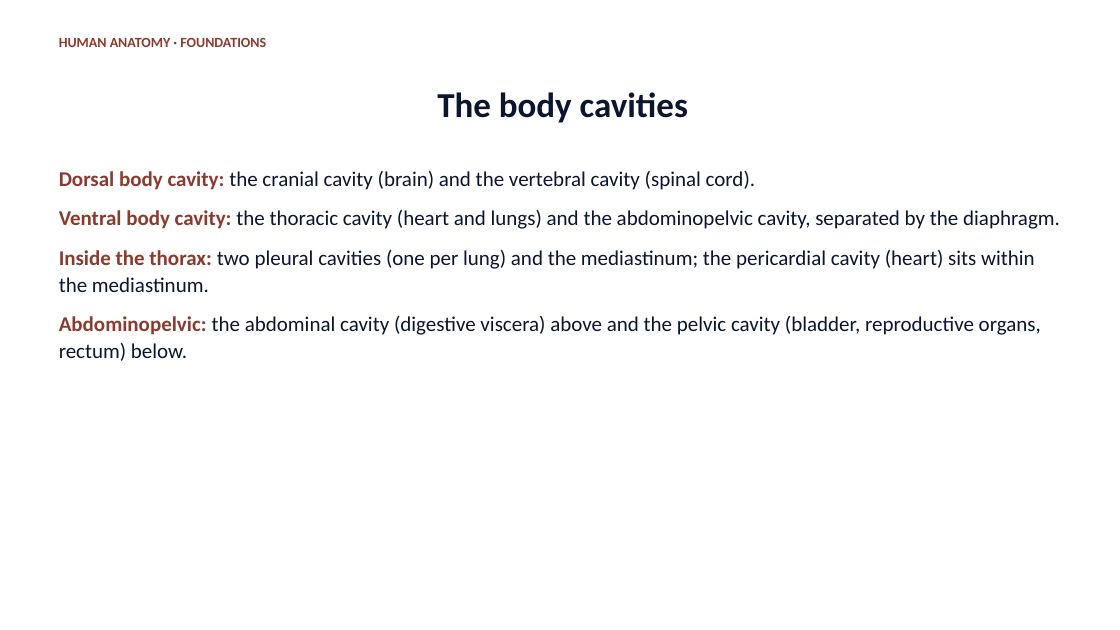
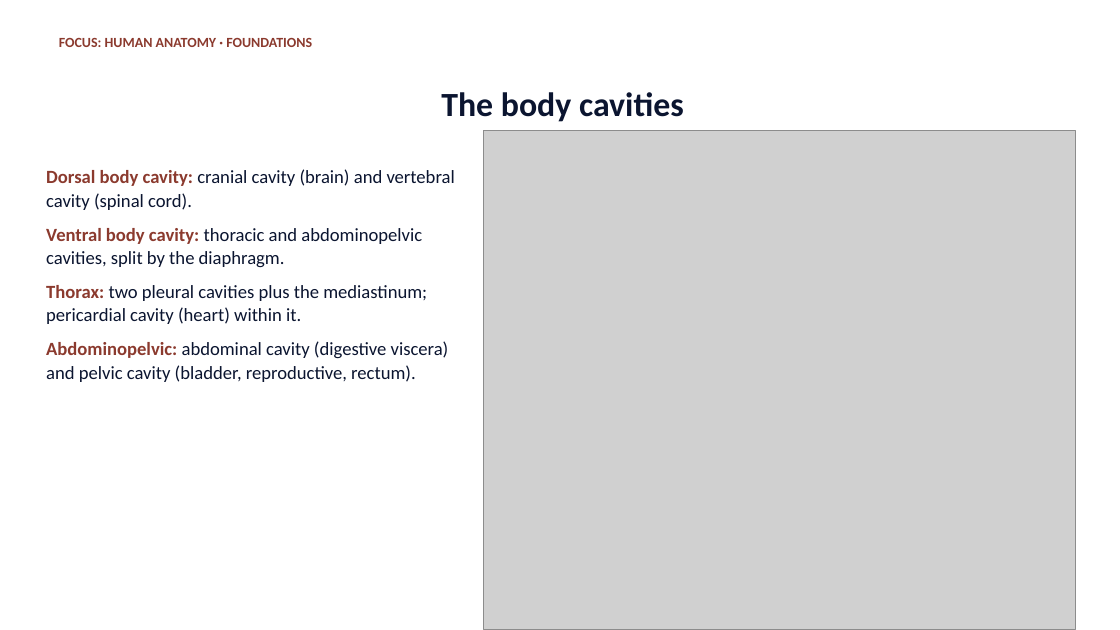
Before and after one commit to drsrennie-stack/A-P-lecture-core, a slide deck: slide 13 of Foundations-Human-Anatomy.pptx. Drawn at 1120x630 pixels with LibreOffice and Linux fonts; fonts in the diff are those of the drawing; grey boxes stand for pictures. Boxes give left, top, right and bottom in pixels: in the first picture for what was removed or moved away, otherwise in the second. Text is boxed around its words. In the diff, an @@ line names an element or a change of style, - is before the commit and + after.

```diff
--- a/Foundations-Human-Anatomy.pptx
+++ b/Foundations-Human-Anatomy.pptx
@@ text at [59, 38, 312, 47]: text changed @@
-HUMAN ANATOMY · FOUNDATIONS
+FOCUS: HUMAN ANATOMY · FOUNDATIONS
@@ title "The body cavities" at [441, 92, 684, 122]: size 30 to 29 pt @@
@@ picture added at [483, 131, 1075, 630] @@
@@ text at [46, 169, 455, 382]: text changed; size 18 to 16 pt @@
-Dorsal body cavity: the cranial cavity (brain) and the vertebral cavity (spinal cord).
-Ventral body cavity: the thoracic cavity (heart and lungs) and the abdominopelvic cavity, separated by the diaphragm.
-Inside the thorax: two pleural cavities (one per lung) and the mediastinum; the pericardial cavity (heart) sits within the mediastinum.
-Abdominopelvic: the abdominal cavity (digestive viscera) above and the pelvic cavity (bladder, reproductive organs, rectum) below.
+Dorsal body cavity: cranial cavity (brain) and vertebral cavity (spinal cord).
+Ventral body cavity: thoracic and abdominopelvic cavities, split by the diaphragm.
+Thorax: two pleural cavities plus the mediastinum; pericardial cavity (heart) within it.
+Abdominopelvic: abdominal cavity (digestive viscera) and pelvic cavity (bladder, reproductive, rectum).
```
Also in this commit, not shown: 21 other slides changed, 1 slide added, 5 slides removed, 1 other file.
